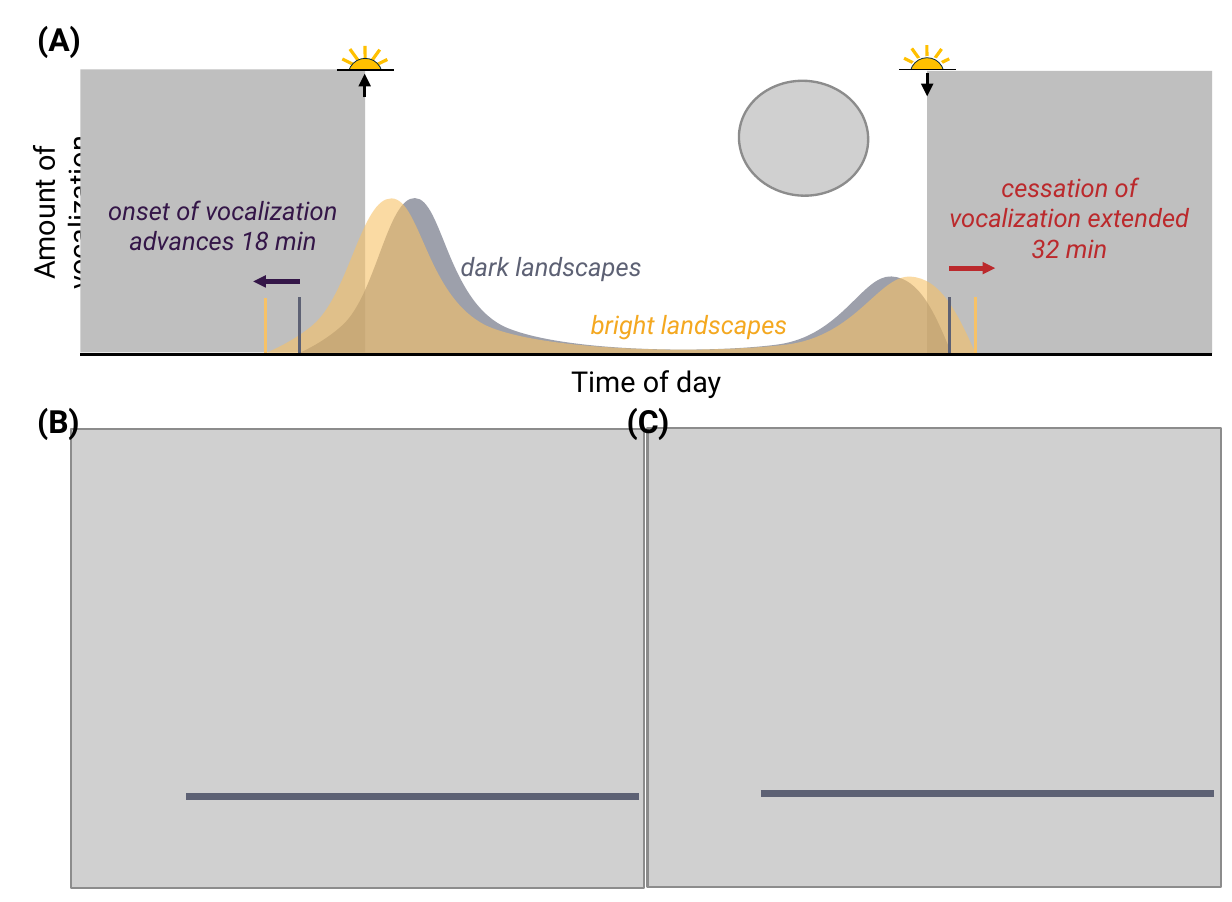
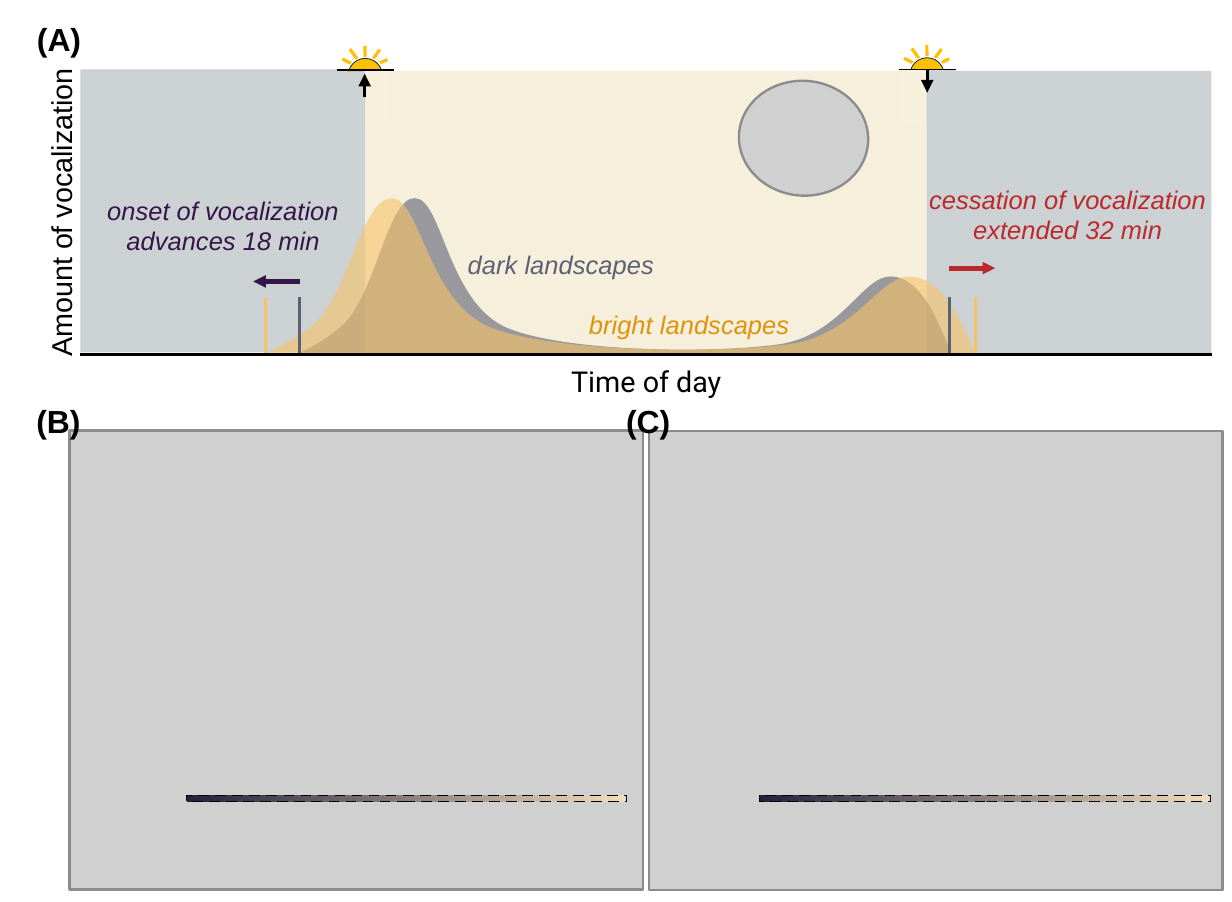
Before and after one commit to BrentPease1/alan, a slide deck: slide 1 of Results/Figures/figure_02.pptx. Drawn at 1232x902 pixels with LibreOffice and Linux fonts; fonts in the diff are those of the drawing; grey boxes stand for pictures. Boxes give left, top, right and bottom in pixels: in the first picture for what was removed or moved away, otherwise in the second. Text is boxed around its words. In the diff, an @@ line names an element or a change of style, - is before the commit and + after.

```diff
--- a/Results/Figures/figure_02.pptx
+++ b/Results/Figures/figure_02.pptx
@@ ellipse added at bbox=[346, 57, 385, 96], fill #FFFFFF @@
@@ rectangle at bbox=[80, 69, 365, 351]: fill #BFBFBF to #041D2C at 20% opacity @@
@@ rectangle added at bbox=[337, 71, 367, 128], fill #CDD2D5 @@
@@ rectangle at bbox=[365, 71, 390, 128]: fill #FFFFFF to #F6F0DC @@
@@ rectangle: place and size @@
-rectangle at bbox=[337, 71, 395, 128]
+rectangle at bbox=[365, 71, 390, 128]
@@ rectangle added at bbox=[365, 71, 927, 353], fill #D1B252 at 20% opacity @@
@@ rectangle: place and size @@
-rectangle at bbox=[899, 69, 957, 126]
+rectangle at bbox=[899, 69, 927, 126]
@@ rectangle at bbox=[899, 69, 927, 126]: fill #FFFFFF to #F6F0DC @@
@@ arrow moved from (927, 73) - (927, 96) to (927, 69) - (927, 92) @@
@@ rectangle at bbox=[927, 71, 1211, 353]: fill #BFBFBF to #041D2C at 20% opacity @@
@@ rectangle added at bbox=[927, 71, 954, 128], fill #CDD2D5 @@
@@ font Roboto to Arial in 7 elements at bbox=[46, 85, 78, 354], bbox=[107, 201, 339, 251], bbox=[37, 28, 81, 58], bbox=[36, 410, 80, 440], bbox=[626, 408, 670, 440], bbox=[468, 255, 654, 279], bbox=[929, 190, 1205, 239] @@
@@ text "cessation of vocalization extended 32 ...": place and size @@
-text "cessation of vocalization extended 32 ..." at bbox=[949, 177, 1189, 258]
+text "cessation of vocalization extended 32 ..." at bbox=[929, 190, 1205, 239]
@@ text "dark landscapes": place and size @@
-text "dark landscapes" at bbox=[461, 257, 641, 282]
+text "dark landscapes" at bbox=[468, 255, 654, 279]
@@ text "bright landscapes" at bbox=[589, 315, 789, 339]: font Roboto to Arial, text colour #F4A820 to #DF930B @@
@@ line removed from (186, 796) to (640, 796) @@
@@ rectangle added at bbox=[188, 794, 629, 801], fill gradient #24213D to #F2DEBB, outline #000000 0 pt dashed @@
@@ rectangle added at bbox=[759, 794, 1211, 801], fill gradient #24213D to #F2DEBB, outline #000000 0 pt dashed @@
@@ line removed from (762, 794) to (1214, 794) @@
```
Also in this commit, not shown: 12 other files.
